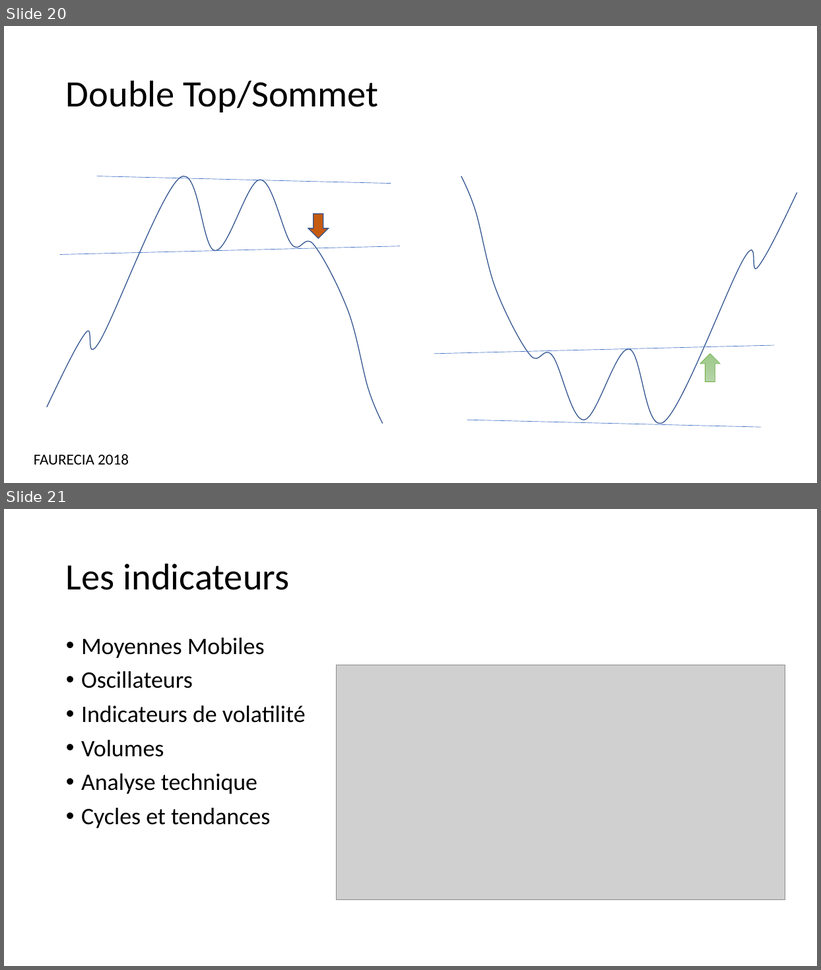
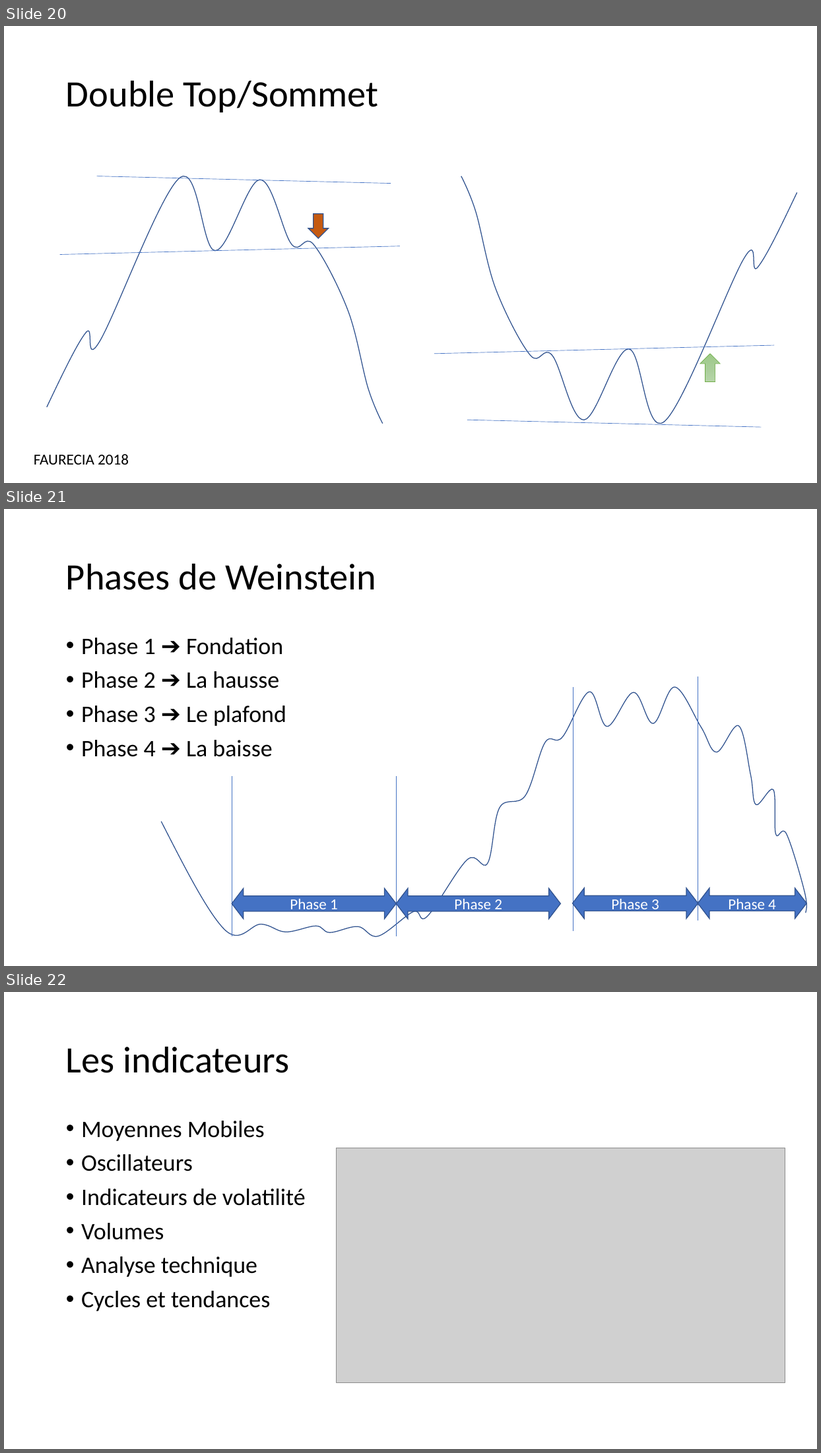
Before and after one commit to dadelcarbo/UltimateChartistRoot, a slide deck: Formation/Formation Bourse.pptx. Shown one above the other, each under a label of ours: slides 20 and 21 before the commit, slides 20, 21 and 22 after it. The pictures are 821x970 and 821x1453 pixels, drawn with LibreOffice and Linux fonts; fonts in the diff are those of the drawing; grey boxes stand for pictures. Boxes give left, top, right and bottom in pixels: in the first picture for what was removed or moved away, otherwise in the second. Text is boxed around its words. In the diff, an @@ line names an element or a change of style, - is before the commit and + after.

```diff
--- a/Formation/Formation Bourse.pptx
+++ b/Formation/Formation Bourse.pptx
@@ slide 21 added at (4,509,817,966), background #FFFFFF @@
@@ title added at (66,563,376,590), 44 pt, text #000000 @@
+Phases de Weinstein
@@ text added at (81,638,286,757), 28 pt, text #000000 @@
+• Phase 1 ➔ Fondation
+• Phase 2 ➔ La hausse
+• Phase 3 ➔ Le plafond
+• Phase 4 ➔ La baisse
@@ line added from (698, 677) to (698, 921), #4472C4 0.5 pt @@
@@ freeform shape added at (161,687,807,937), outline #325491 1 pt @@
@@ line added from (573, 687) to (573, 931), #4472C4 0.5 pt @@
@@ line added from (232, 776) to (232, 937), #4472C4 0.5 pt @@
@@ line added from (396, 777) to (396, 937), #4472C4 0.5 pt @@
@@ left right arrow added at (232,889,397,920), fill #4472C4, outline #325491 1 pt, 18 pt, text #FFFFFF @@
+Phase 1
@@ left right arrow added at (396,889,561,920), fill #4472C4, outline #325491 1 pt, 18 pt, text #FFFFFF @@
+Phase 2
@@ left right arrow added at (572,889,698,919), fill #4472C4, outline #325491 1 pt, 18 pt, text #FFFFFF @@
+Phase 3
@@ left right arrow added at (698,889,807,919), fill #4472C4, outline #325491 1 pt, 18 pt, text #FFFFFF @@
+Phase 4
@@ what was slide 21 is now slide 22 @@
```
Also in this commit, not shown: 6 other files.
